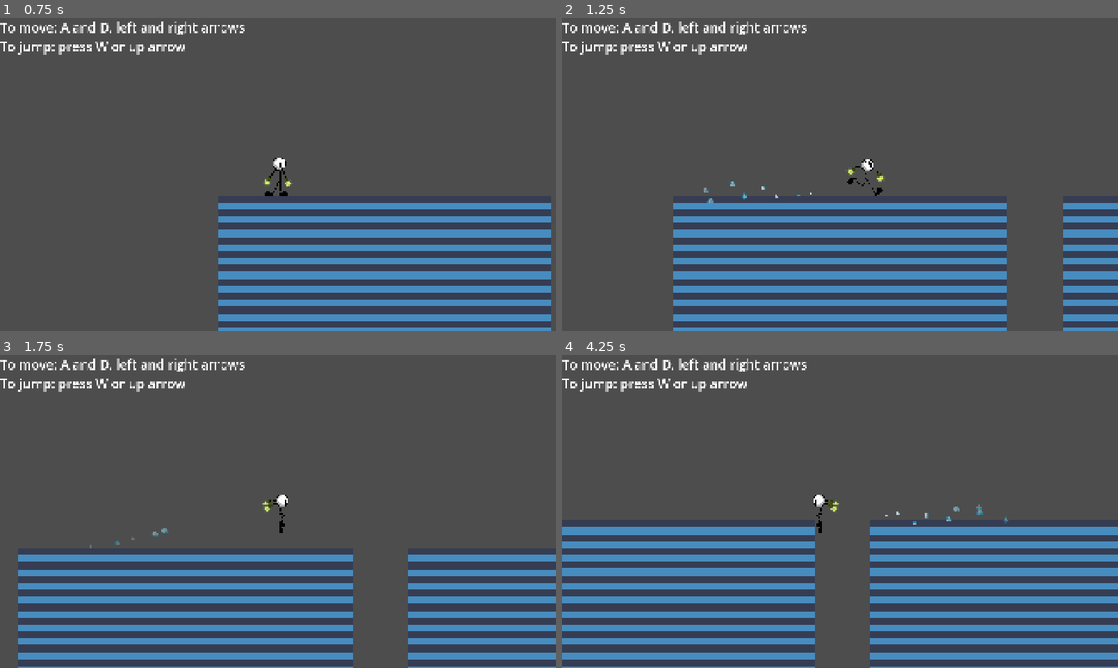
Above: before the commit, frames 1-4 (two rows, left to right).
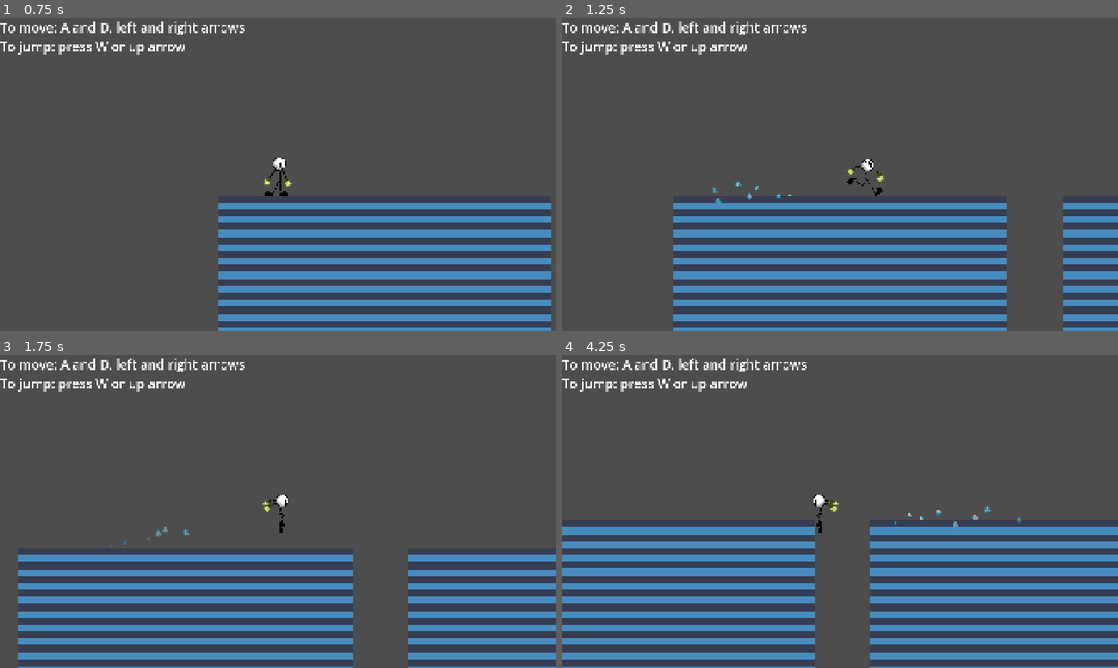
Above: after the commit, the same moments.

Repository: TheTy123456/TSA-TW-REPO
Game: Godot game, scene res://Levels/Scenes/test_level.tscn
The game is run twice, just before and just after one commit, with the same random seed, the same clock (stepped at 60 frames per second) and the same inputs. This scene is started directly instead of the project's main scene. The engine's default icon, where the game draws it, is replaced by a stand-in: a white triangle on a blue panel in a dark square.
Inputs:
- Up to frame 1 (0.75 s): tap W (move_up) at 0.5 s; hold Right (move_right) from 0.53 s (still down); hold Shift (sprint) from 0.53 s (still down)
- Up to frame 2 (1.25 s): keep holding Right (move_right); keep holding Shift (sprint)
- Up to frame 3 (1.75 s): tap W (move_up) at 1.25 s; release Right (move_right) at 1.28 s; release Shift (sprint) at 1.28 s; hold S (move_down) from 1.28 s (still down); tap Shift (sprint) at 1.35 s
- Up to frame 4 (4.25 s): tap W (move_up) at 2, 2.75 s; release S (move_down) at 2.03 s; hold Right (move_right) 2.03-2.78 s; hold Shift (sprint) 2.03-2.78 s; hold W (move_up) 2.78-3.53 s; tap Shift (sprint) at 2.85 s; hold A (move_left) from 3.53 s (still down); hold Shift (sprint) from 3.53 s (still down)

Frame 1 is identical in both runs. In frame 2, 0.1% of the frame differs, in the area x 25-45%, y 52-60%; in frame 3, 0.1%; in frame 4, 0.2%, in the area x 58-83%, y 47-56%.

Commit message:
added landing particles

Diff:
--- a/the-stickman-adventure--tech-war-ylp/Characters/Stick/Scenes/stick.tscn
+++ b/the-stickman-adventure--tech-war-ylp/Characters/Stick/Scenes/stick.tscn
@@ -247,10 +247,10 @@
 particle_flag_disable_z = true
 emission_shape = 3
 emission_box_extents = Vector3(1, 1, 1)
-direction = Vector3(-3, 0, -3)
+direction = Vector3(0, -20, -3)
 initial_velocity_min = 20.0
 initial_velocity_max = 40.0
-gravity = Vector3(-80, -38, 0)
+gravity = Vector3(0, -38, -30)
 use_scale_3d = true
 scale_3d_min = Vector3(1, 1, 1)
 scale_3d_max = Vector3(1, 1, 1)
@@ -276,6 +276,17 @@
 amount = 20
 texture = ExtResource("4_m0jdc")
 one_shot = true
+explosiveness = 0.06
+randomness = 0.3
 process_material = SubResource("ParticleProcessMaterial_rrtyo")
 
+[node name="GPUParticles2D2" type="GPUParticles2D" parent="." unique_id=1787896311]
+position = Vector2(0, 24)
+emitting = false
+amount = 5
+texture = ExtResource("4_m0jdc")
+one_shot = true
+randomness = 0.7
+process_material = SubResource("ParticleProcessMaterial_rrtyo")
+
 [connection signal="animation_finished" from="AnimatedSprite2D" to="." method="_on_animated_sprite_2d_animation_finished"]
--- a/the-stickman-adventure--tech-war-ylp/Characters/Stick/Scripts/stick.gd
+++ b/the-stickman-adventure--tech-war-ylp/Characters/Stick/Scripts/stick.gd
@@ -2,7 +2,7 @@
 
 @onready var animated_sprite_2d: AnimatedSprite2D = $AnimatedSprite2D
 @onready var collision_shape_2d: CollisionShape2D = $CollisionShape2D
-@onready var gpu_particles_2d: GPUParticles2D = $GPUParticles2D
+@onready var gpu_particles_2d_x_tuning: GPUParticles2D = $GPUParticles2D
 
 var _gpu_mat: ParticleProcessMaterial = null
 
@@ -81,8 +81,8 @@
 const STICK_CROUCH = preload("uid://c5p4qg4p8701i")
 
 func _ready() -> void:
-	if gpu_particles_2d and gpu_particles_2d.process_material is ParticleProcessMaterial:
-		_gpu_mat = gpu_particles_2d.process_material as ParticleProcessMaterial
+	if gpu_particles_2d_x_tuning and gpu_particles_2d_x_tuning.process_material is ParticleProcessMaterial:
+		_gpu_mat = gpu_particles_2d_x_tuning.process_material as ParticleProcessMaterial
 
 	was_on_floor = is_on_floor()
 	update_hitbox()
@@ -214,7 +214,7 @@
 		_start_jump(jump_force, allow_variable_cut)
 		return
 
-	# Double jump: requires a fresh press.
+	# Double jump: the jump is less powerful
 	if jump_pressed and not is_on_floor() and air_jumps_used < max_air_jumps:
 		air_jumps_used += 1
 		_start_jump(jump_force * 0.92, enable_variable_jump)
@@ -274,8 +274,8 @@
 	current_state = State.Idle
 	was_on_floor = is_on_floor()
 
-	if gpu_particles_2d:
-		gpu_particles_2d.emitting = false
+	if gpu_particles_2d_x_tuning:
+		gpu_particles_2d_x_tuning.emitting = false
 
 	update_animation()
 
@@ -312,8 +312,8 @@
 	if animated_sprite_2d.animation != &"turn":
 		animated_sprite_2d.play(&"turn")
 
-	if gpu_particles_2d:
-		gpu_particles_2d.emitting = true
+	if gpu_particles_2d_x_tuning:
+		gpu_particles_2d_x_tuning.emitting = true
 
 func handle_landing() -> void:
 	var on_floor_now: bool = is_on_floor()
@@ -375,7 +375,7 @@
 	animated_sprite_2d.flip_h = last_dir < 0
 
 func _update_dust_particles() -> void:
-	if not gpu_particles_2d:
+	if not gpu_particles_2d_x_tuning:
 		return
 
 	var should_emit: bool = (
@@ -387,18 +387,18 @@
 		)
 	)
 
-	gpu_particles_2d.emitting = should_emit
+	gpu_particles_2d_x_tuning.emitting = should_emit
 
 	if not should_emit:
-		gpu_particles_2d.position.x = 0.0
+		gpu_particles_2d_x_tuning.position.x = 0.0
 		return
 
 	var facing_direction: float = float(last_dir)
 
 	if current_state == State.Skid or current_state == State.Turn:
-		gpu_particles_2d.position.x = facing_direction * skid_particle_front_offset
-	else:
-		gpu_particles_2d.position.x = facing_direction * normal_particle_offset
+		gpu_particles_2d_x_tuning.position.x = facing_direction * skid_particle_front_offset
+	else:
+		gpu_particles_2d_x_tuning.position.x = facing_direction * normal_particle_offset
 
 	if _gpu_mat:
 		_gpu_mat.direction = Vector3(-facing_direction, 0.0, 0.0)
--- a/the-stickman-adventure--tech-war-ylp/project.godot
+++ b/the-stickman-adventure--tech-war-ylp/project.godot
@@ -42,6 +42,7 @@
 "events": [Object(InputEventKey,"resource_local_to_scene":false,"resource_name":"","device":-1,"window_id":0,"alt_press …(191 unchanged characters)…
 , Object(InputEventKey,"resource_local_to_scene":false,"resource_name":"","device":-1,"window_id":0,"alt_pressed":false …(186 unchanged characters)…
 , Object(InputEventKey,"resource_local_to_scene":false,"resource_name":"","device":-1,"window_id":0,"alt_pressed":false …(183 unchanged characters)…
+, Object(InputEventJoypadMotion,"resource_local_to_scene":false,"resource_name":"","device":-1,"axis":0,"axis_value":-1.0,"script":null)
 ]
 }
 move_right={
@@ -49,6 +50,7 @@
 "events": [Object(InputEventKey,"resource_local_to_scene":false,"resource_name":"","device":-1,"window_id":0,"alt_press …(195 unchanged characters)…
 , Object(InputEventKey,"resource_local_to_scene":false,"resource_name":"","device":-1,"window_id":0,"alt_pressed":false …(183 unchanged characters)…
 , Object(InputEventKey,"resource_local_to_scene":false,"resource_name":"","device":-1,"window_id":0,"alt_pressed":false …(183 unchanged characters)…
+, Object(InputEventJoypadMotion,"resource_local_to_scene":false,"resource_name":"","device":-1,"axis":0,"axis_value":1.0,"script":null)
 ]
 }
 move_up={
@@ -56,6 +58,7 @@
 "events": [Object(InputEventKey,"resource_local_to_scene":false,"resource_name":"","device":-1,"window_id":0,"alt_press …(192 unchanged characters)…
 , Object(InputEventKey,"resource_local_to_scene":false,"resource_name":"","device":-1,"window_id":0,"alt_pressed":false …(186 unchanged characters)…
 , Object(InputEventKey,"resource_local_to_scene":false,"resource_name":"","device":-1,"window_id":0,"alt_pressed":false …(183 unchanged characters)…
+, Object(InputEventJoypadButton,"resource_local_to_scene":false,"resource_name":"","device":-1,"button_index":0,"pressure":0.0,"pressed":true,"script":null)
 ]
 }
 move_down={
@@ -63,17 +66,20 @@
 "events": [Object(InputEventKey,"resource_local_to_scene":false,"resource_name":"","device":-1,"window_id":0,"alt_press …(192 unchanged characters)…
 , Object(InputEventKey,"resource_local_to_scene":false,"resource_name":"","device":-1,"window_id":0,"alt_pressed":false …(186 unchanged characters)…
 , Object(InputEventKey,"resource_local_to_scene":false,"resource_name":"","device":-1,"window_id":0,"alt_pressed":false …(183 unchanged characters)…
+, Object(InputEventJoypadMotion,"resource_local_to_scene":false,"resource_name":"","device":-1,"axis":1,"axis_value":1.0,"script":null)
 ]
 }
 sprint={
 "deadzone": 0.2,
 "events": [Object(InputEventKey,"resource_local_to_scene":false,"resource_name":"","device":-1,"window_id":0,"alt_press …(195 unchanged characters)…
 , Object(InputEventKey,"resource_local_to_scene":false,"resource_name":"","device":-1,"window_id":0,"alt_pressed":false …(186 unchanged characters)…
+, Object(InputEventJoypadButton,"resource_local_to_scene":false,"resource_name":"","device":-1,"button_index":2,"pressure":0.0,"pressed":true,"script":null)
 ]
 }
 skip_cutscene={
 "deadzone": 0.2,
 "events": [Object(InputEventKey,"resource_local_to_scene":false,"resource_name":"","device":-1,"window_id":0,"alt_press …(192 unchanged characters)…
+, Object(InputEventJoypadButton,"resource_local_to_scene":false,"resource_name":"","device":-1,"button_index":6,"pressure":0.0,"pressed":true,"script":null)
 ]
 }
 
